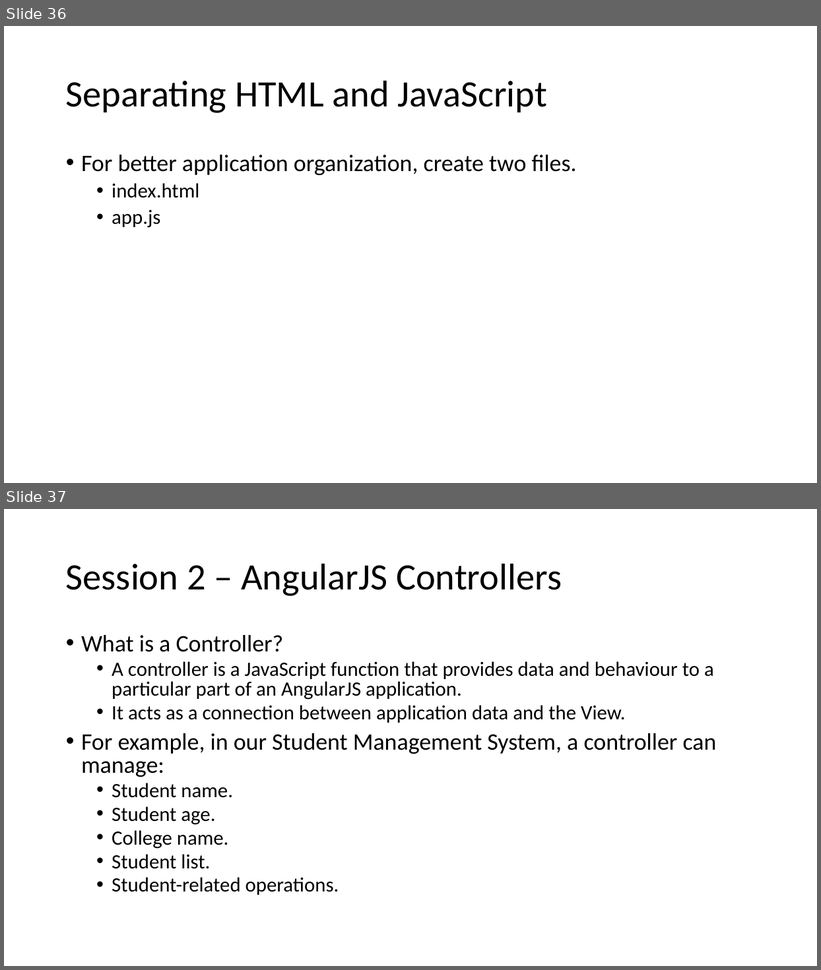
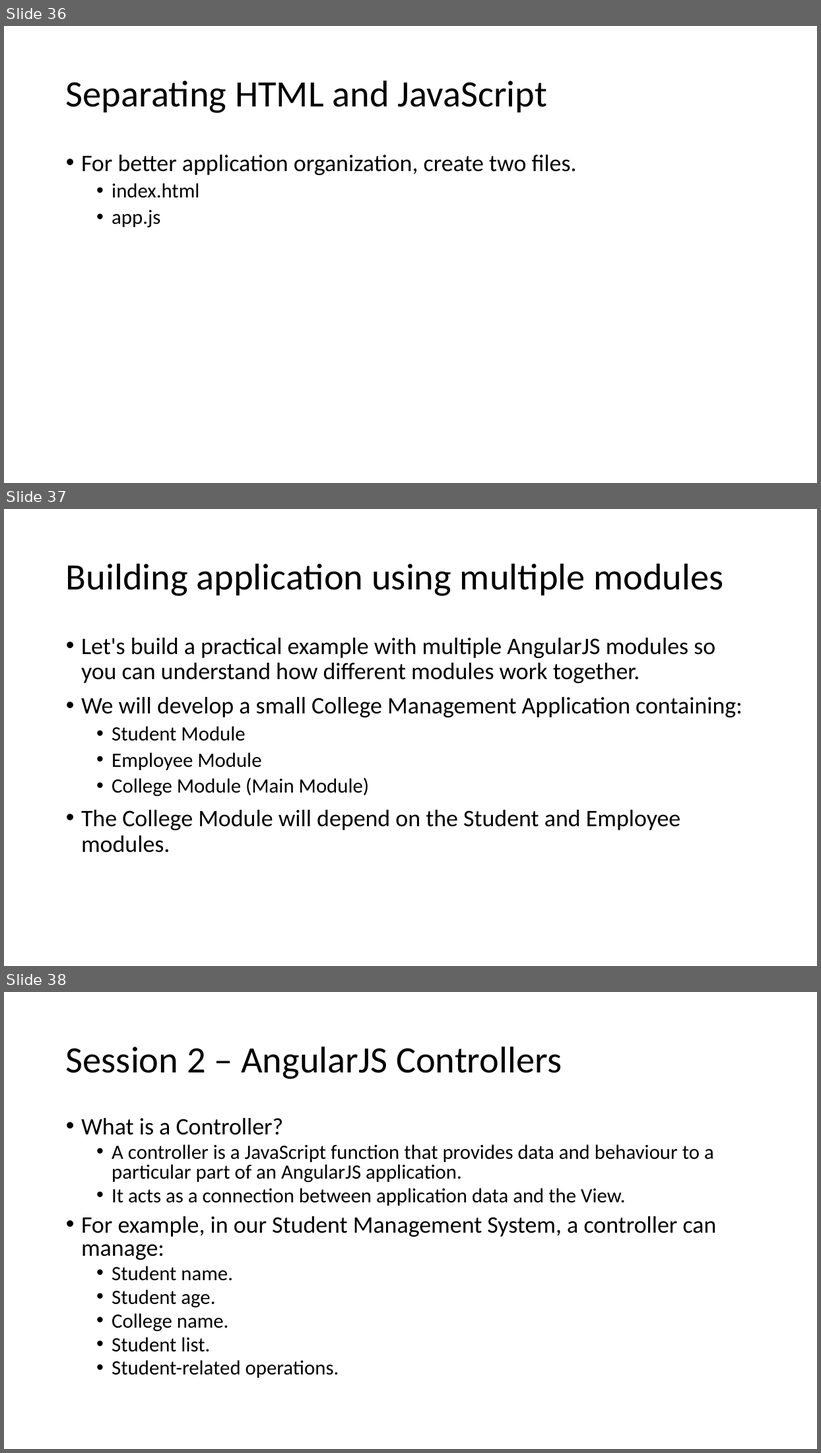
Before and after one commit to vivek-gohil/MIT, a slide deck: Angular JS.pptx. Shown one above the other, each under a label of ours: slides 36 and 37 before the commit, slides 36, 37 and 38 after it. The pictures are 821x970 and 821x1453 pixels, drawn with LibreOffice and Linux fonts; fonts in the diff are those of the drawing. Boxes give left, top, right and bottom in pixels: in the first picture for what was removed or moved away, otherwise in the second. Text is boxed around its words. In the diff, an @@ line names an element or a change of style, - is before the commit and + after.

```diff
--- a/Angular JS.pptx
+++ b/Angular JS.pptx
@@ slide 37 added at (4,509,817,966), background #FFFFFF @@
@@ title added at (66,563,723,596), 44 pt, text #000000 @@
+Building application using multiple modules
@@ text added at (81,638,743,853), 28 pt, text #000000 @@
+• Let's build a practical example with multiple AngularJS modules so you can understand how different modules work together.
+• We will develop a small College Management Application containing:
+  • Student Module
+  • Employee Module
+  • College Module (Main Module)
+• The College Module will depend on the Student and Employee modules.
@@ what was slide 37 is now slide 38 @@
```
Also in this commit, not shown: 1 slide changed, 9 other slides added.
